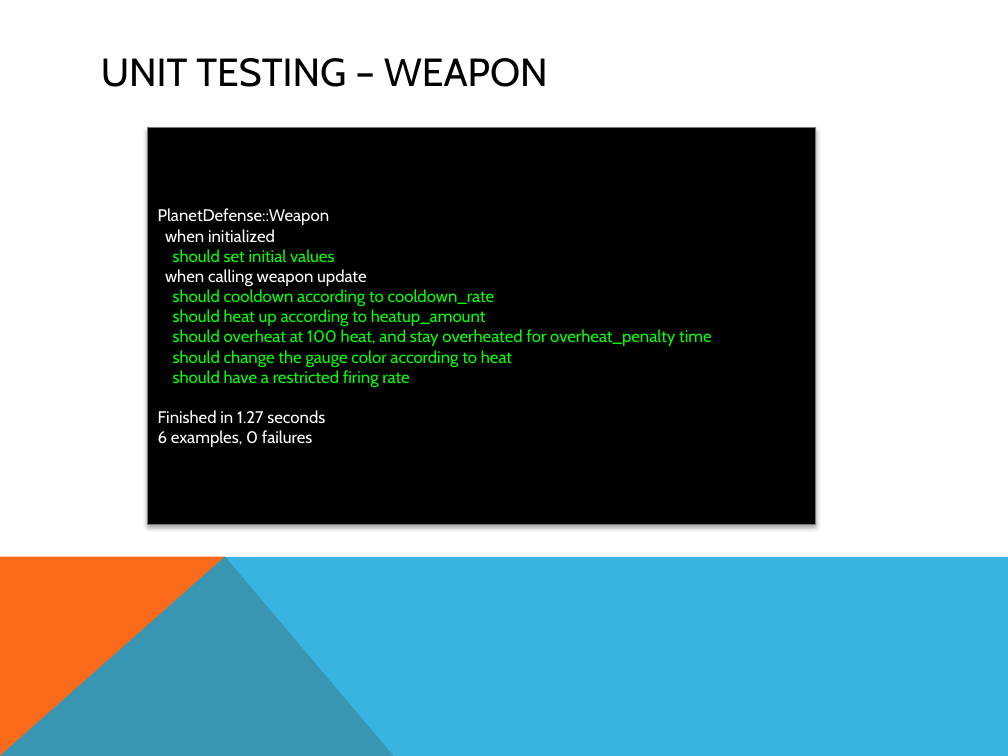
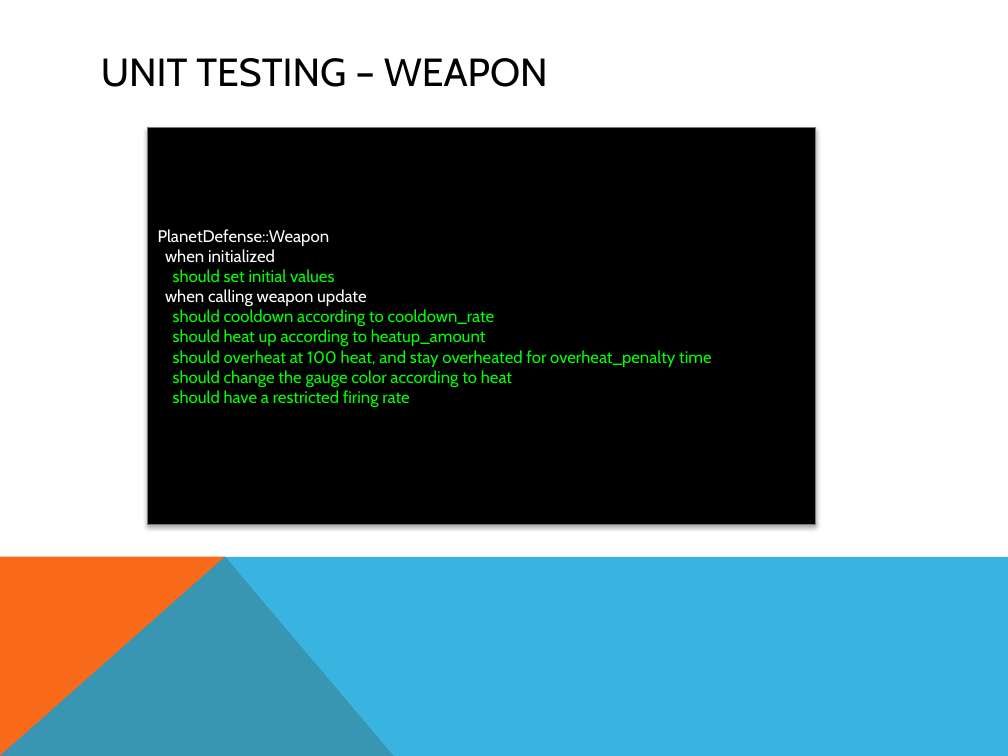
Before and after one commit to csce3513/Team6, a slide deck: slide 6 of docs/presentation-3.pptx. Drawn at 1008x756 pixels with LibreOffice and Linux fonts; fonts in the diff are those of the drawing. Boxes give left, top, right and bottom in pixels: in the first picture for what was removed or moved away, otherwise in the second. Text is boxed around its words. In the diff, an @@ line names an element or a change of style, - is before the commit and + after.

```diff
--- a/docs/presentation-3.pptx
+++ b/docs/presentation-3.pptx
@@ text in rectangle at [158, 410, 325, 447]: paragraphs removed @@
-Finished in 1.27 seconds
-6 examples, 0 failures
```
Also in this commit, not shown: 1 other slide changed.
